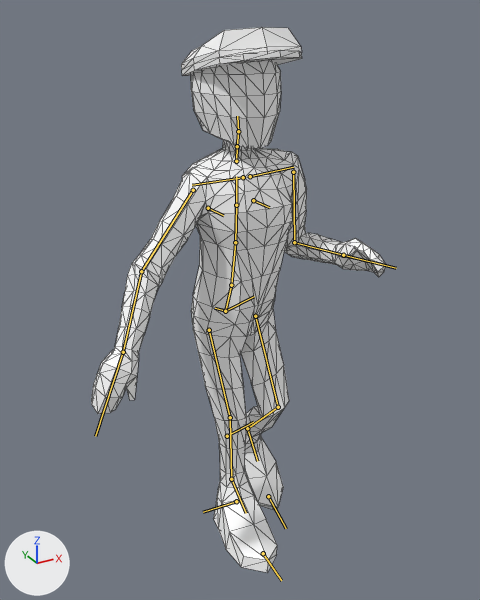
One commit to the glTF model assets/CharacterAnim/CharRigWalkFlashlight.glb: the scene before it, then after it.
Rendered twice from a 50 mm camera at (-1.025, -1.985, 1.862) aimed at (-0.018, -0.153, 0.946). The lights are fixed; the arrows at lower left show +X, +Y and +Z. Both versions are drawn at frame 24 of the action 'Armature|mixamo.com|Layer0.001 Retarget'; the numbers are the values there. The bones that bend it are drawn over the model as lines. Mesh edges are drawn as thin lines.

The first picture shows 'char'.
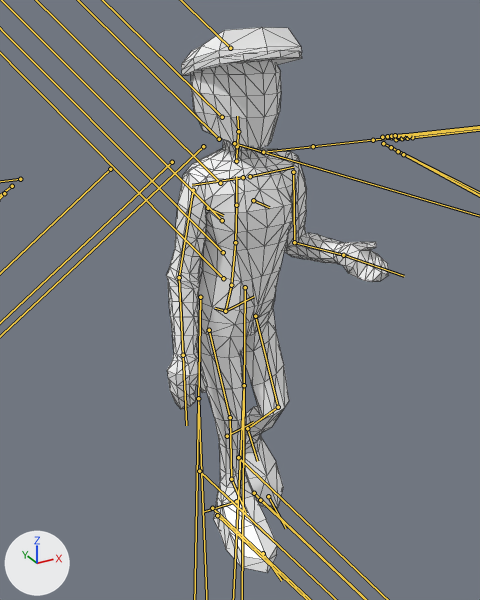
Boxes [x1, y1, x2, y2] around the edits, measured in the pictures (480 x 600 px):
```json
{"object": "char", "change": "posed", "before": [91, 27, 386, 573], "after": [166, 27, 389, 573], "on screen": "24% narrower"}
{"bone": "hand.L", "before": "(343, 255) to (396, 268)", "after": "(343, 255) to (404, 276)"}
{"bone": "upper_arm.R", "before": "(193, 190) to (141, 271)", "after": "(193, 190) to (179, 277)"}
```

Scene script edits in JSON lines:
```json
{"block": "bone_hand_l", "where": "bone_hand_l = bpy.data.objects['metarig'].pose.bones['hand.L']  # child of 'forearm.L'"}
{"op": "set", "path": "bone_hand_l.rotation_quaternion", "old": "(1.0, 0.0, 0.0, 0.0)", "new": "(0.885, -0.069, -0.456, 0.064)", "note": "degrees (0, 0, 0) -> degrees (-18, -53, 17)"}
{"block": "bone_upper_arm_r", "where": "bone_upper_arm_r = bpy.data.objects['metarig'].pose.bones['upper_arm.R']  # child of 'shoulder.R'"}
{"op": "set", "path": "bone_upper_arm_r.rotation_quaternion", "old": "(1.0, 0.0, 0.0, 0.0)", "new": "(0.948, -0.107, 0.137, 0.266)", "note": "degrees (0, 0, 0) -> degrees (-8, 18, 30)"}
```
